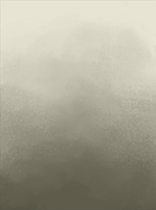
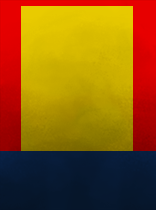
Comparing the layer stacks of the two 156×210 images. Changes:
added layer "图层 5" (multiply) above "图层 3" over [left=0, top=0, right=156, bottom=210]
showed "图层 3", painted on it over [left=1, top=0, right=156, bottom=210]
